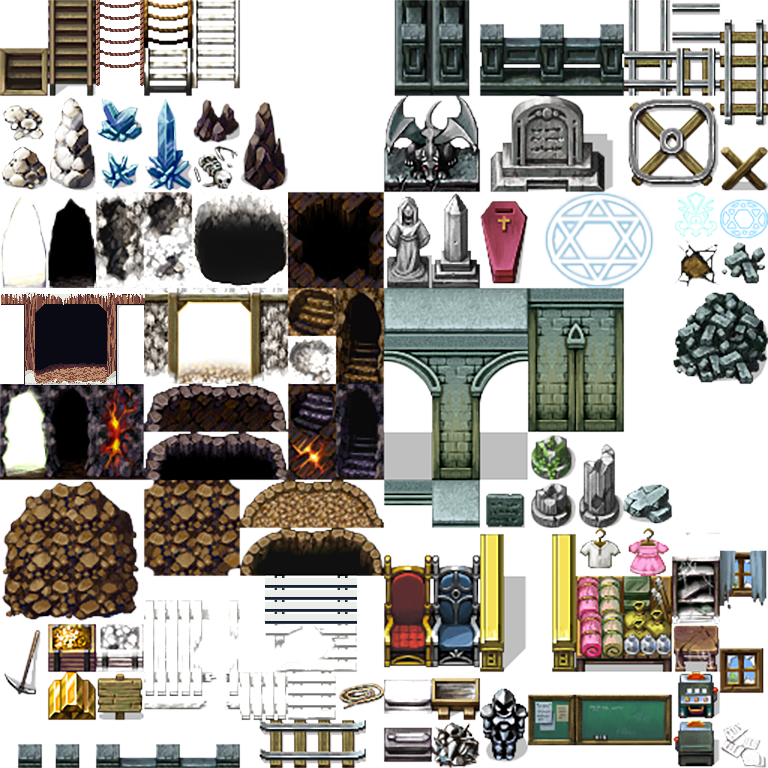
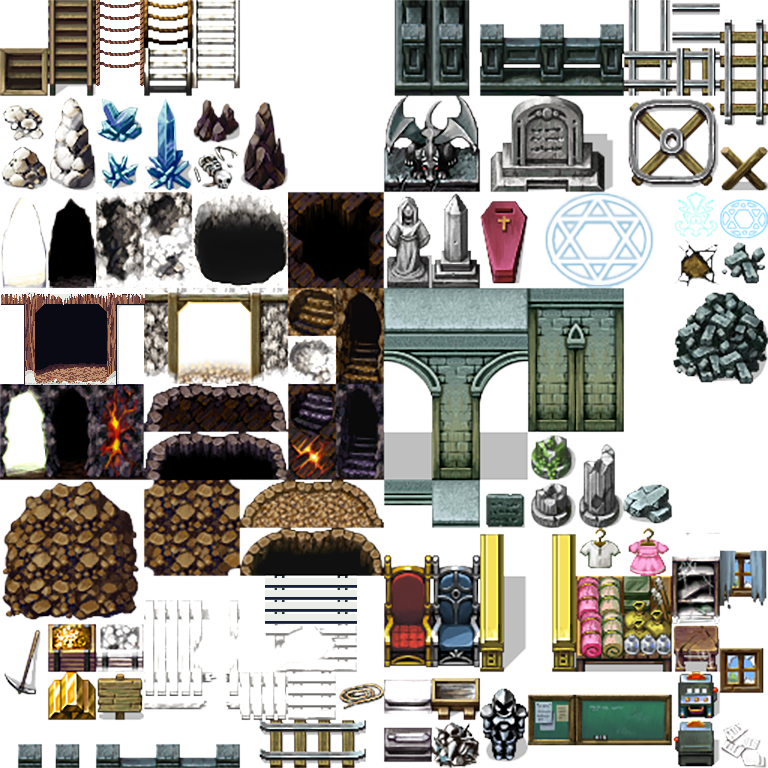
Layer changes from the first 768 × 768 image to the second:
painted on "Layer 1" over [624, 384, 625, 432]